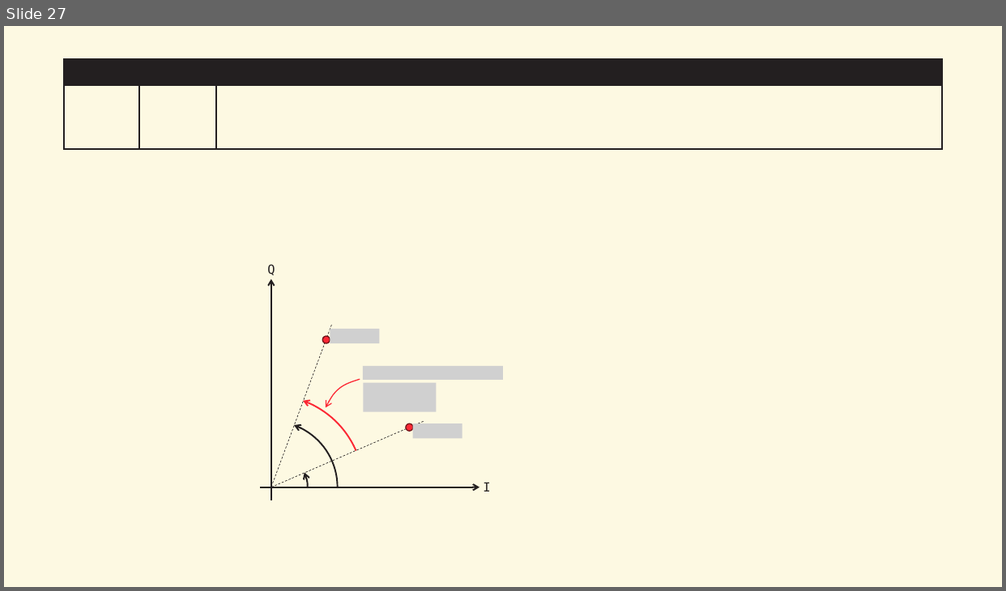
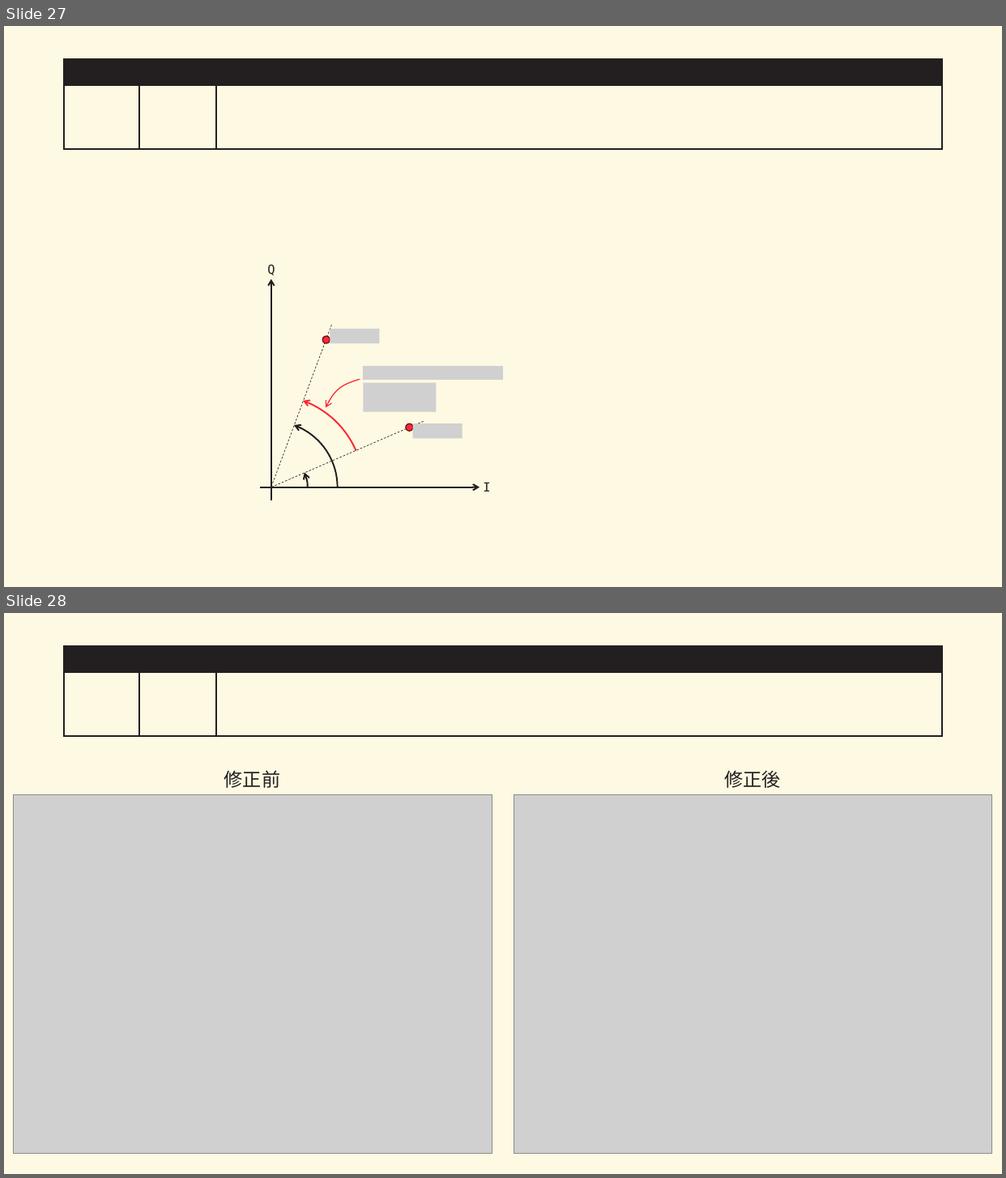
Before and after one commit to OpenSUSI/First_Tapeout_2026, a slide deck: first_tapeout_gps/Documentation/WeeklyReport/figure/2026-0726-0801/小型ロケット向け衛星航法装置の開発.pptx. Shown one above the other, each under a label of ours: slide 27 before the commit, slides 27 and 28 after it. The pictures are 1006x591 and 1006x1178 pixels, drawn with LibreOffice and Linux fonts; fonts in the diff are those of the drawing; grey boxes stand for pictures; background and template pictures are left out. Boxes give left, top, right and bottom in pixels: in the first picture for what was removed or moved away, otherwise in the second. Text is boxed around its words. In the diff, an @@ line names an element or a change of style, - is before the commit and + after.

```diff
--- a/first_tapeout_gps/Documentation/WeeklyReport/figure/2026-0726-0801/小型ロケット向け衛星航法装置の開発.pptx
+++ b/first_tapeout_gps/Documentation/WeeklyReport/figure/2026-0726-0801/小型ロケット向け衛星航法装置の開発.pptx
@@ slide 28 added at (x1=4, y1=613, x2=1002, y2=1174), background #FDF9E2; not listed: 4 template elements that a slide beside it also shows @@
@@ page number added at (x1=139, y1=679, x2=216, y2=730), 32 pt, text #FDF9E2, bold @@
+28
@@ group added at (x1=14, y1=770, x2=992, y2=1153): 2 pictures, 2 texts @@
+修正前
+修正後
```
Also in this commit, not shown: 3 other files.
